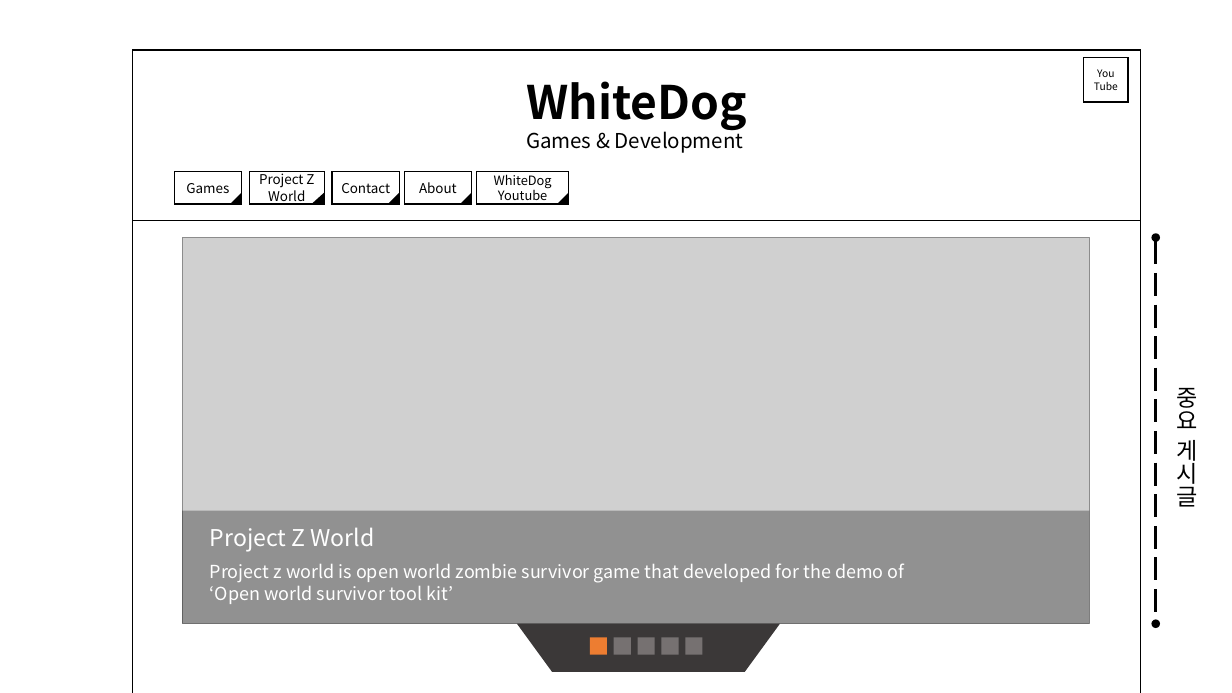
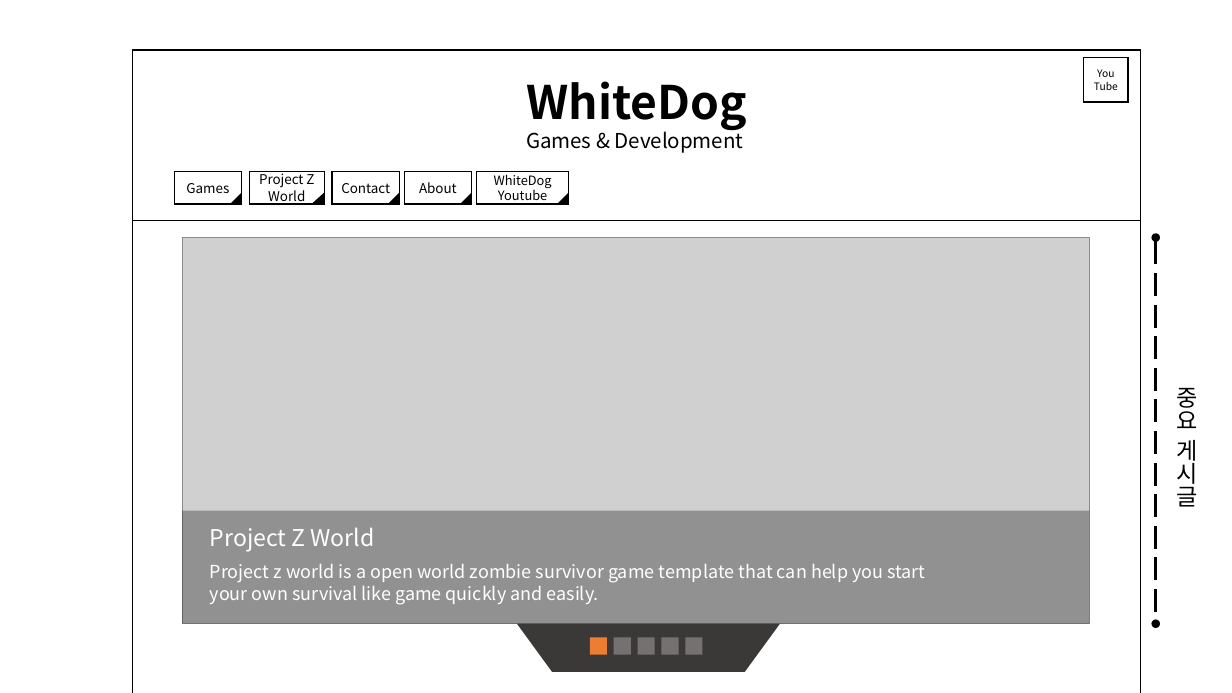
Before and after one commit to WhiteDog123/ComNetPrj, a slide deck: slide 8 of docs/Proposals/2016104176 허재욱 컴넷 과제 그림 자료.pptx. Drawn at 1232x693 pixels with LibreOffice and Linux fonts; fonts in the diff are those of the drawing; grey boxes stand for pictures; background and template pictures are left out. Boxes give left, top, right and bottom in pixels: in the first picture for what was removed or moved away, otherwise in the second. Text is boxed around its words. In the diff, an @@ line names an element or a change of style, - is before the commit and + after.

```diff
--- a/docs/Proposals/2016104176 허재욱 컴넷 과제 그림 자료.pptx
+++ b/docs/Proposals/2016104176 허재욱 컴넷 과제 그림 자료.pptx
@@ text at box(210, 564, 925, 605): text changed @@
-Project z world is open world zombie survivor game that developed for the demo of ‘Open world survivor tool kit’
+Project z world is a open world zombie survivor game template that can help you start your own survival like game quickly and easily.
```
Also in this commit, not shown: 13 other files.
